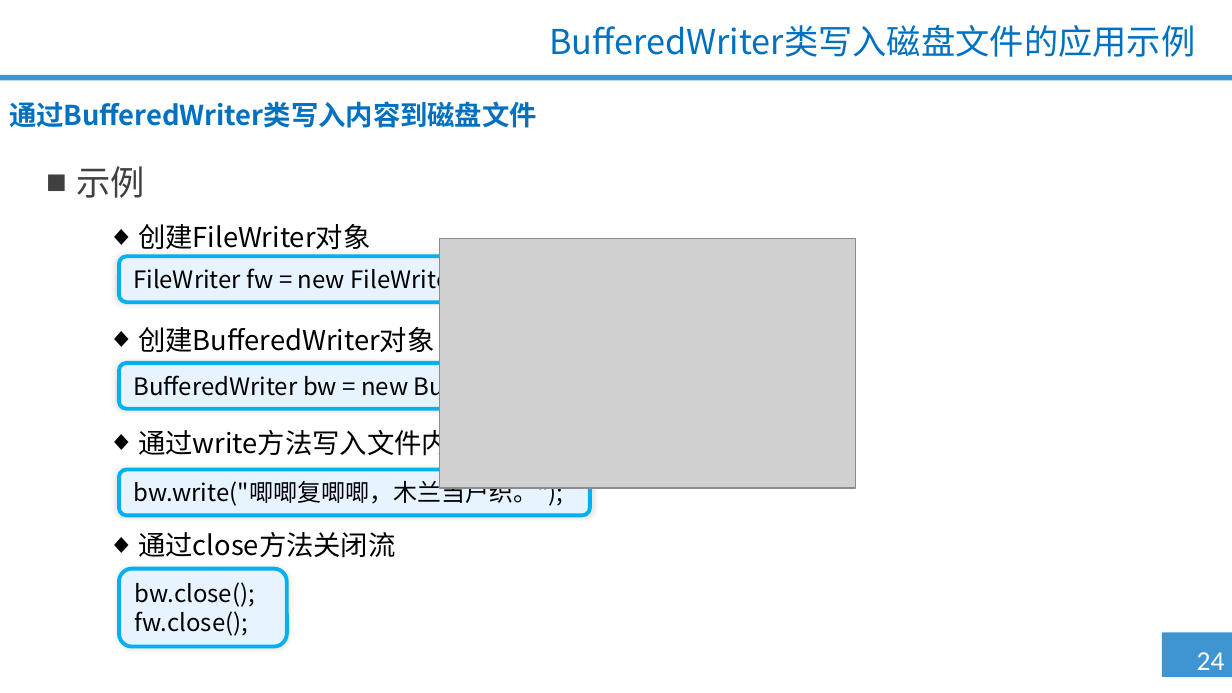
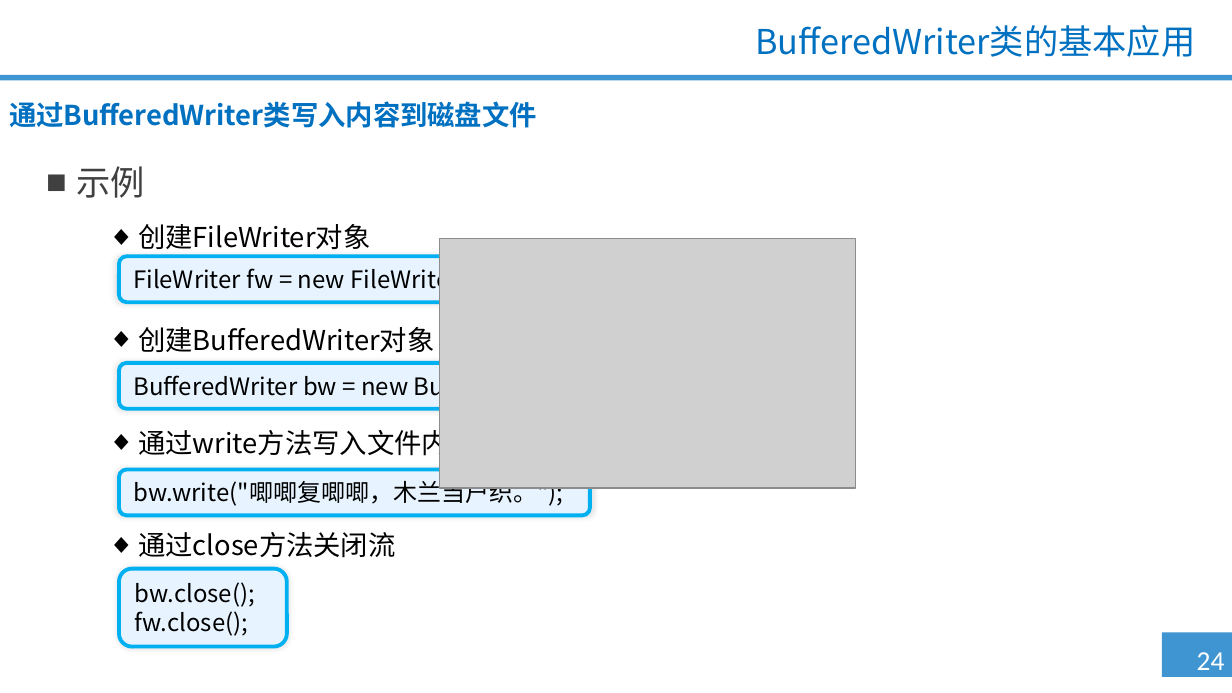
Before and after one commit to qzc70919700/--Java-, a slide deck: slide 24 of 第八单元 IO流（二）/1.0.0.0/PPT/第八单元 IO流（二）.pptx. Drawn at 1232x693 pixels with LibreOffice and Linux fonts; fonts in the diff are those of the drawing; grey boxes stand for pictures; background and template pictures are left out. Boxes give left, top, right and bottom in pixels: in the first picture for what was removed or moved away, otherwise in the second. Text is boxed around its words. In the diff, an @@ line names an element or a change of style, - is before the commit and + after.

```diff
--- a/第八单元 IO流（二）/1.0.0.0/PPT/第八单元 IO流（二）.pptx
+++ b/第八单元 IO流（二）/1.0.0.0/PPT/第八单元 IO流（二）.pptx
@@ title at bbox=[755, 25, 1195, 57]: text changed @@
-BufferedWriter类写入磁盘文件的应用示例
+BufferedWriter类的基本应用
```
Also in this commit, not shown: 31 other slides changed, 1 other file.
